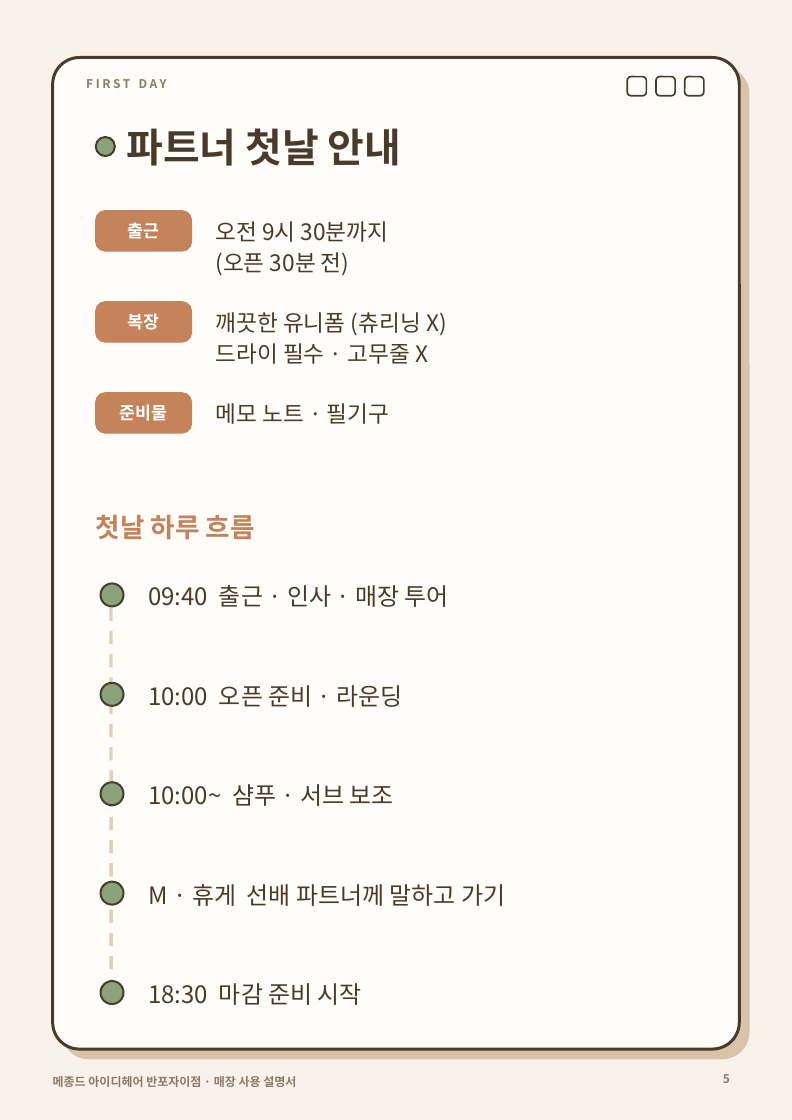
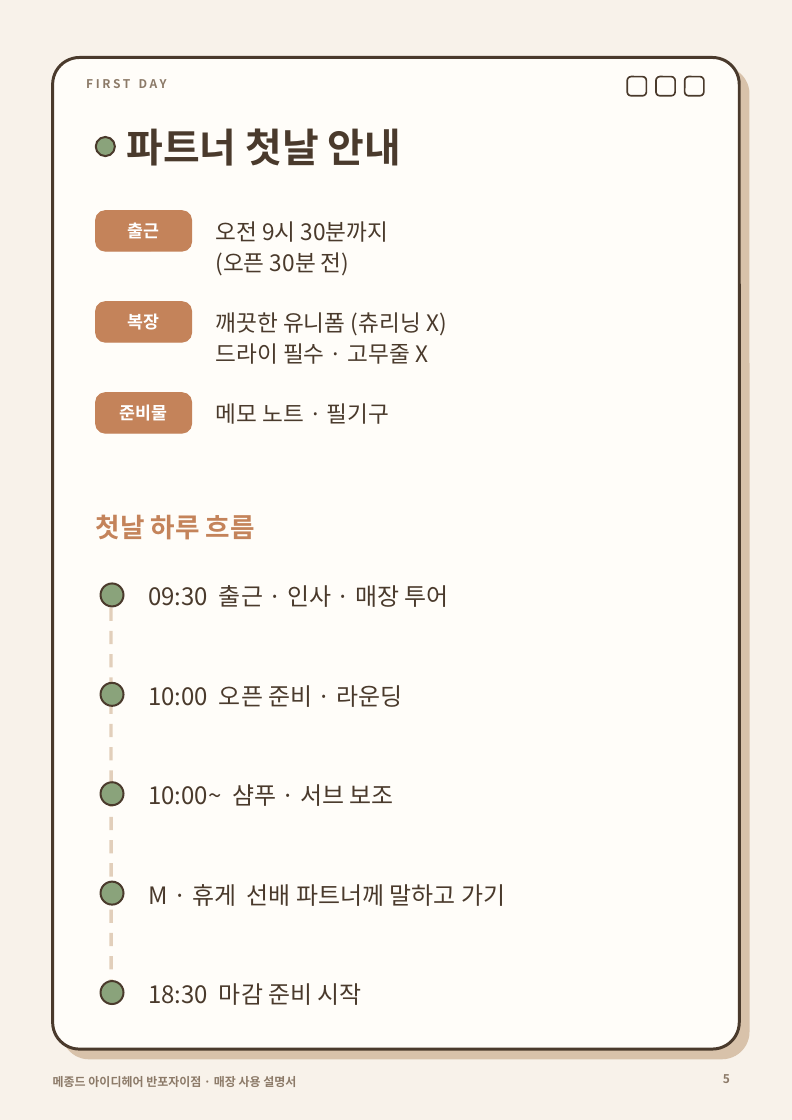
Before and after one commit to ehdrhks2607-eng/daily-cards, a slide deck: slide 5 of salon/salon_a4_pages.pptx. Drawn at 792x1120 pixels with LibreOffice and Linux fonts; fonts in the diff are those of the drawing. Boxes give left, top, right and bottom in pixels: in the first picture for what was removed or moved away, otherwise in the second. Text is boxed around its words. In the diff, an @@ line names an element or a change of style, - is before the commit and + after.

```diff
--- a/salon/salon_a4_pages.pptx
+++ b/salon/salon_a4_pages.pptx
@@ text at (x1=148, y1=585, x2=449, y2=607): text changed @@
-09:40 출근 · 인사 · 매장 투어
+09:30 출근 · 인사 · 매장 투어
```
Also in this commit, not shown: 6 other files.
